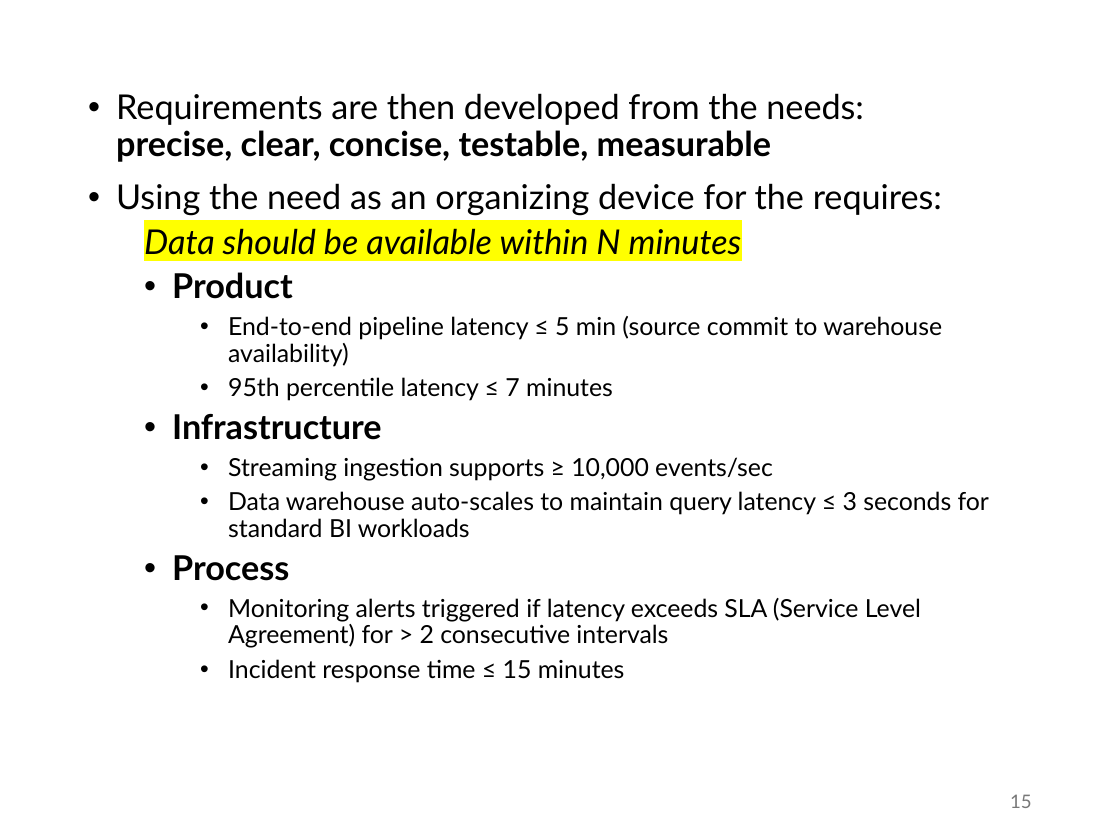
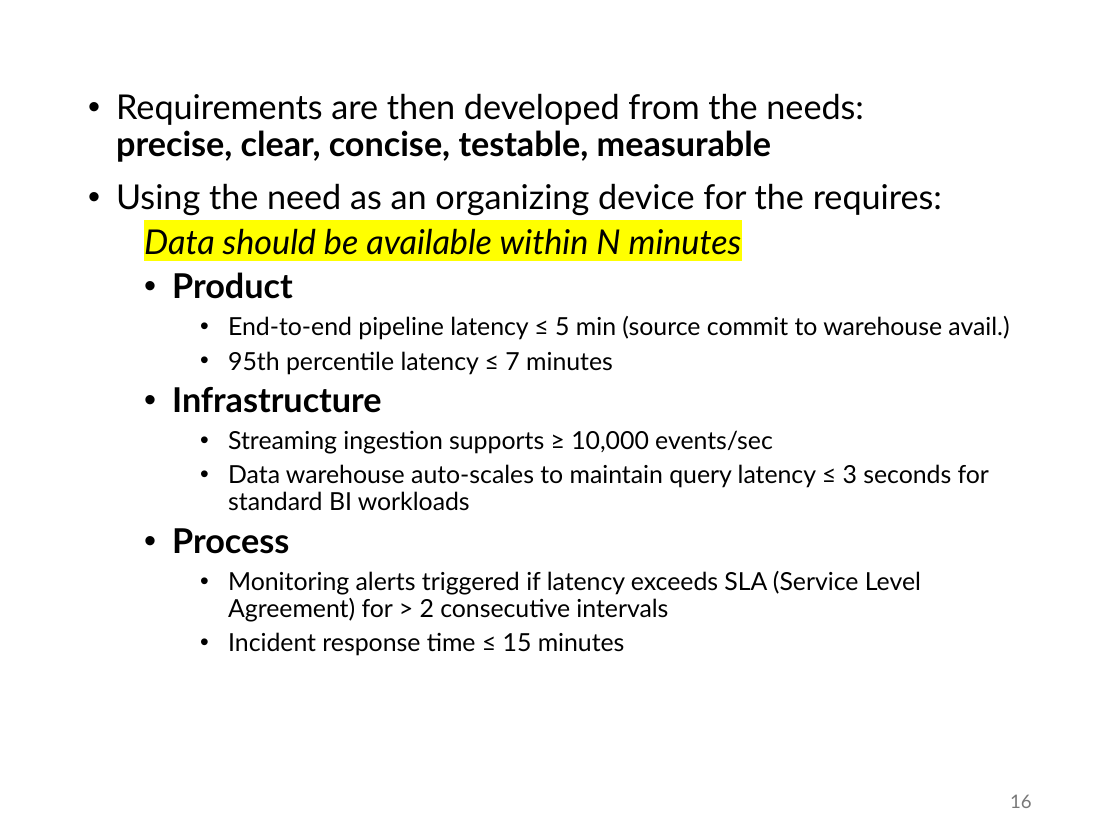
Before and after one commit to abuabara/abuabara.github.io, a slide deck: slide 16 of DAEN460S26/week6.pptx (slide 15 before the commit). Drawn at 1120x840 pixels with LibreOffice and Linux fonts; fonts in the diff are those of the drawing. Boxes give left, top, right and bottom in pixels: in the first picture for what was removed or moved away, otherwise in the second. Text is boxed around its words. In the diff, an @@ line names an element or a change of style, - is before the commit and + after.

```diff
--- a/DAEN460S26/week6.pptx
+++ b/DAEN460S26/week6.pptx
@@ text at (228, 316, 1009, 340): text changed @@
-    • End-to-end pipeline latency ≤ 5 min (source commit to warehouse availability)
+    • End-to-end pipeline latency ≤ 5 min (source commit to warehouse avail.)
@@ page number at (1010, 794, 1032, 808): text changed @@
-15
+16
```
Also in this commit, not shown: 7 other slides changed, 2 slides added, 1 slide removed, 1 other file.
